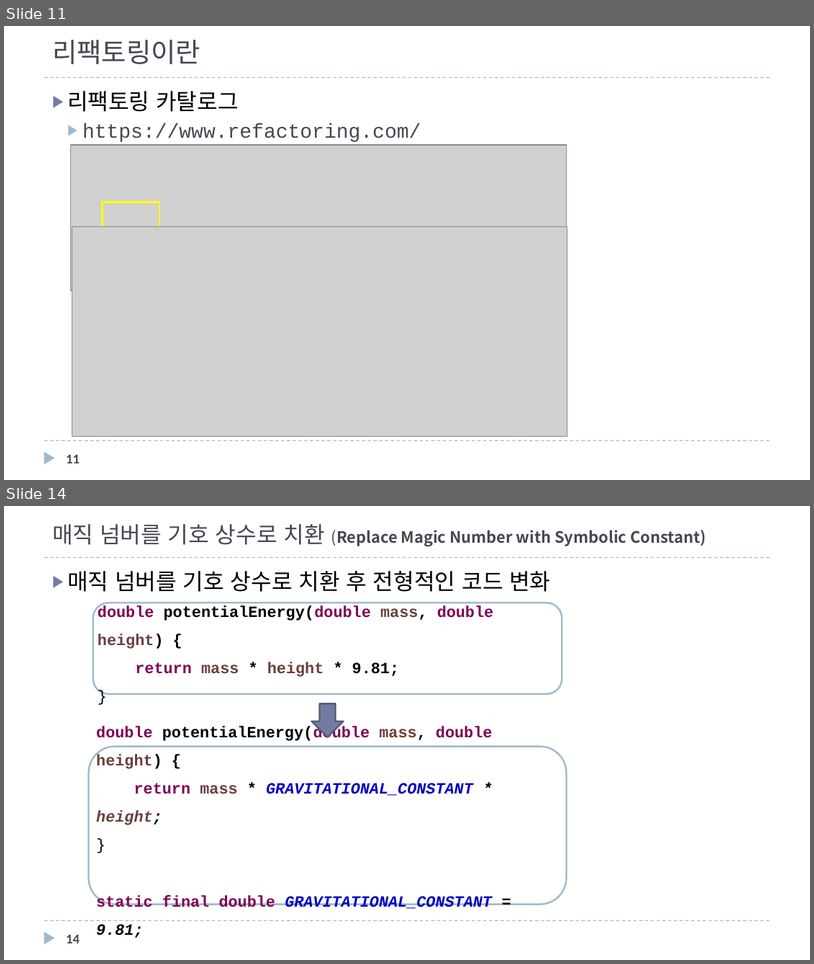
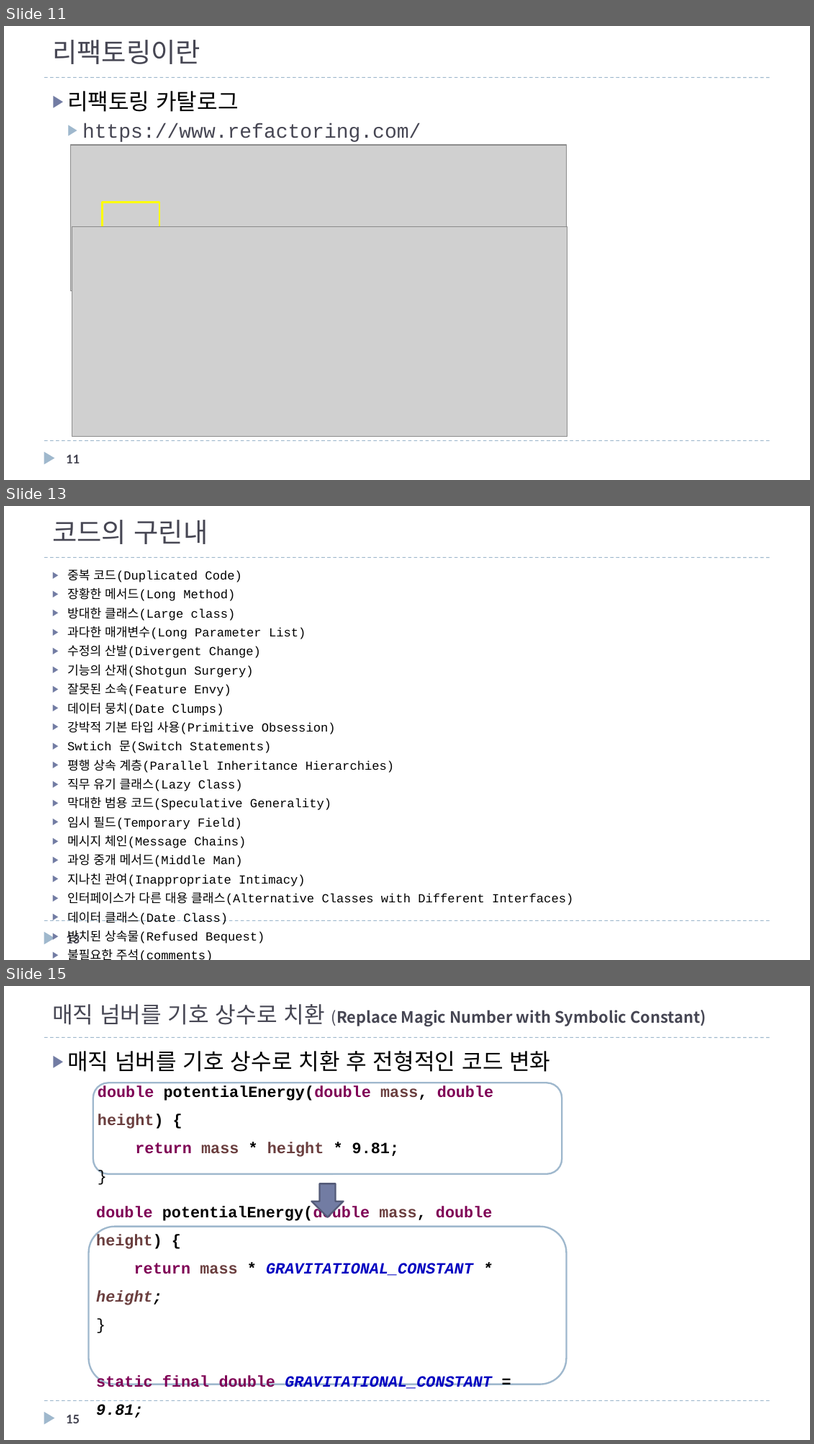
Before and after one commit to mkgungor/refactoring_java, a slide deck: ppt/자바로 배우는 리팩토링 입문.pptx. Shown one above the other, each under a label of ours: slides 11 and 14 before the commit, slides 11, 13 and 15 after it; the slides between them are not shown. The pictures are 814x964 and 814x1444 pixels, drawn with LibreOffice and Linux fonts; fonts in the diff are those of the drawing; grey boxes stand for pictures. Boxes give left, top, right and bottom in pixels: in the first picture for what was removed or moved away, otherwise in the second. Text is boxed around its words. In the diff, an @@ line names an element or a change of style, - is before the commit and + after.

Commit message:
코드 악취 예 추가

```diff
--- a/ppt/자바로 배우는 리팩토링 입문.pptx
+++ b/ppt/자바로 배우는 리팩토링 입문.pptx
@@ slide 13 added at <box>4,506,810,960</box>, background #FFFFFF; not listed: 3 template elements that a slide beside it also shows @@
@@ title added at <box>52,520,208,544</box>, 24 pt, text #464653 @@
+코드의 구린내
@@ text added at <box>67,569,574,924</box>, 11 pt, text #000000 @@
+▶ 중복 코드(Duplicated Code)
+▶ 장황한 메서드(Long Method)
+▶ 방대한 클래스(Large class)
+▶ 과다한 매개변수(Long Parameter List)
+▶ 수정의 산발(Divergent Change)
+▶ 기능의 산재(Shotgun Surgery)
+▶ 잘못된 소속(Feature Envy)
+▶ 데이터 뭉치(Date Clumps)
+▶ 강박적 기본 타입 사용(Primitive Obsession)
+▶ Swtich 문(Switch Statements)
+▶ 평행 상속 계층(Parallel Inheritance Hierarchies)
+▶ 직무 유기 클래스(Lazy Class)
+▶ 막대한 범용 코드(Speculative Generality)
+▶ 임시 필드(Temporary Field)
+▶ 메시지 체인(Message Chains)
+▶ 과잉 중개 메서드(Middle Man)
+▶ 지나친 관여(Inappropriate Intimacy)
+▶ 인터페이스가 다른 대용 클래스(Alternative Classes with Different Interfaces)
+▶ 데이터 클래스(Date Class)
+▶ 방치된 상속물(Refused Bequest)
+▶ 불필요한 주석(comments)
@@ page number added at <box>66,932,80,943</box>, 12 pt, text #464653, bold @@
+13
@@ what was slide 14 is now slide 15 @@
@@ page number at <box>66,1414,80,1423</box>: text changed @@
-14
+15
```
Also in this commit, not shown: 8 slides changed, 2 other slides added.
